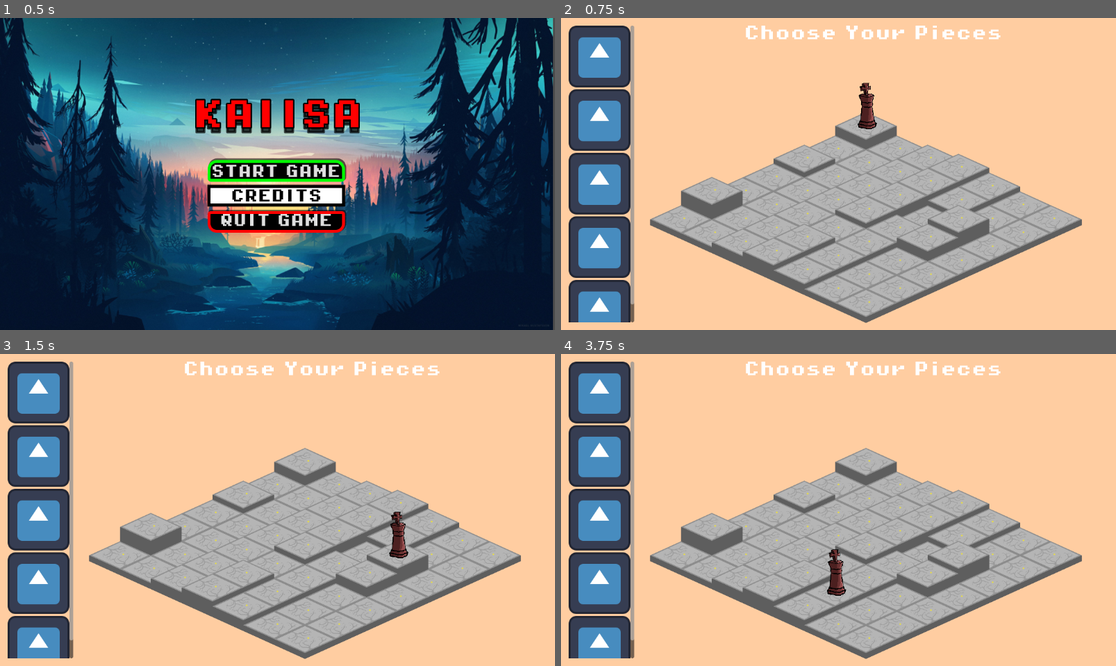
Above: before the commit, frames 1-4 (two rows, left to right).
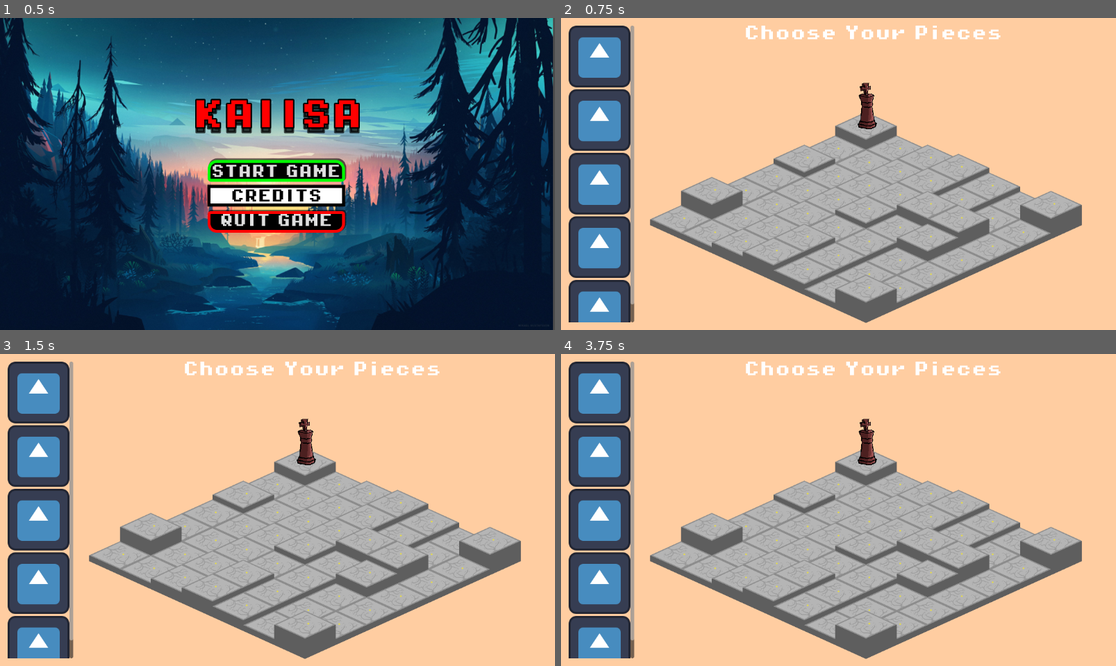
Above: after the commit, the same moments.

Repository: Caiisa-Games/caiisa
Game: Godot game, scene res://scenes/main_menu.tscn
Same seed, same stepped clock (60 frames per second), same inputs: the game is played once before the commit and once after it. The engine's default icon, where the game draws it, is replaced by a stand-in: a white triangle on a blue panel in a dark square.
Inputs (mouse positions are in pixels of both pictures, inside the frame that each line leads up to):
- Up to frame 1 (0.5 s): no input
- Up to frame 2 (0.75 s): click "START GAME" at 0.5 s
- Up to frame 3 (1.5 s): tap Enter at 1.25 s; move the mouse to (399, 494) at 1.27 s; tap 1 at 1.35 s; click (399, 494) at 1.42 s
- Up to frame 4 (3.75 s): tap Space at 2, 3.5 s; move the mouse to (727, 525) at 2.02 s; tap 1 at 2.1, 2.85, 3.6 s; click (727, 525) at 2.17 s; tap Enter at 2.75 s; move the mouse to (894, 441) at 2.77 s; click (894, 441) at 2.92 s; move the mouse to (810, 572) at 3.52 s; click (810, 572) at 3.67 s

Frame 1 is identical in both runs. In frame 2, 1.9% of the frame differs, in the area x 49-94%, y 55-96%; in frame 3, 2.5%; in frame 4, 2.6%, in the area x 47-94%, y 20-96%.

Commit message:
Added piece moving

Diff:
--- a/data/boards/board_01.tres
+++ b/data/boards/board_01.tres
@@ -5,5 +5,5 @@
 [resource]
 script = ExtResource("1_bwg3p")
 board_name = "Board 1"
-cell_heights = Array[int]([2, 0, 1, 2, 1, 0, 0, 0, 0, 1, 2, 1, 0, 0, 1, 0, 1, 2, 0, 3, 0, 0, 0, 1, 2, 1, 2, 0, 0, 0, 1, 1, 1, 0, 0, 3, 0, 1, 2, 1, 0, 0, 0, 0, 1, 2, 1, 0, 0])
+cell_heights = Array[int]([2, 0, 1, 2, 1, 0, 3, 0, 0, 1, 2, 1, 0, 0, 1, 0, 1, 2, 3, 3, 0, 0, 0, 1, 2, 1, 2, 0, 0, 0, 1, 1, 1, 0, 0, 3, 0, 1, 2, 1, 0, 0, 0, 0, 1, 2, 1, 0, 3])
 metadata/_custom_type_script = "uid://dx7eqwrwq2vjk"
--- a/scenes/board.gd
+++ b/scenes/board.gd
@@ -8,10 +8,13 @@
 
 var tiles: Dictionary = {}
 var occupants: Dictionary = {}  # occupant_node -> Vector2i(grid_pos)
+var selected_tile: Node2D = null
+
+enum State { IDLE, SELECTED }
+var current_state: State = State.IDLE
 
 func generate() -> void:
 	var container = $TileContainer
-
 	for y in range(7):
 		for x in range(7):
 			var tile = tile_scene.instantiate()
@@ -19,9 +22,13 @@
 			tile.position = _get_iso_pos(x, y)
 
 			var cell_index = y * 7 + x
-			var cell = board_data.cell_heights[cell_index]
+			var height = board_data.cell_heights[cell_index]
+
 			tile.init()
-			tile.set_height(cell)
+			tile.set_height(height)
+			tile.grid_position = Vector2i(x, y)
+
+			tile.tile_clicked.connect(_on_tile_clicked)
 
 			container.add_child(tile)
 			tiles[Vector2i(x, y)] = tile
@@ -35,25 +42,44 @@
 		(x + y) * 29
 	)
 
-func move_occupant(from_tile: Node2D, to_grid_pos: Vector2i, animated: bool = false) -> void:
+func _on_idle_click(tile: Node2D) -> void:
+	if tile.occupant != null:
+		selected_tile = tile
+		current_state = State.SELECTED
+
+func _on_tile_clicked(grid_pos: Vector2i) -> void:
+	var tile = tiles[grid_pos]
+
+	match current_state:
+		State.IDLE:
+			if tile.occupant != null:
+				selected_tile = tile
+				current_state = State.SELECTED
+
+		State.SELECTED:
+			if tile == selected_tile:
+				_deselect()
+			elif tile.occupant == null:
+				_move_occupant(selected_tile, tile)
+				_deselect()
+			else:
+				selected_tile = tile
+
+func _deselect() -> void:
+	selected_tile = null
+	current_state = State.IDLE
+
+func _move_occupant(from_tile: Node2D, to_tile: Node2D) -> void:
 	var occupant = from_tile.occupant
 
-	if not occupant:
-		push_error("No occupant to move!")
-		return
-
-	if not tiles.has(to_grid_pos):
-		push_error("Invalid target position!")
-		return
-
-	var target_tile = tiles[to_grid_pos]
+	from_tile.occupant = null
+	to_tile.occupant = occupant
 
 	from_tile.clear_occupant()
 
-	target_tile.set_occupant(occupant, 1)
+	to_tile.set_occupant(occupant, 1)
 
-	#if animated:
-		#_animate_occupant(occupant, target_tile)
+	#_animate_occupant(occupant, to_tile)
 
 func _animate_occupant(occupant: Node2D, target_tile: Node2D) -> void:
 	var target_pos = target_tile.position
@@ -66,12 +92,19 @@
 	tween.set_ease(Tween.EASE_OUT)
 	tween.tween_property(occupant, "position", target_pos, 0.3)
 
-func _unhandled_input(event: InputEvent) -> void:
-	if event is InputEventKey and event.is_pressed():
-		if event.keycode == KEY_1:
-			var my_occupant = tiles[location]
-			location = Vector2i(randi() % 6, randi()%6)
-			move_occupant(my_occupant, location)
+func _get_tile_at_position(screen_pos: Vector2) -> Node2D:
+	for tile in tiles.values():
+		var dist = screen_pos.distance_to(tile.position)
+		if dist < 30:
+			return tile
+	return null
+
+#func _unhandled_input(event: InputEvent) -> void:
+	#if event is InputEventKey and event.is_pressed():
+		#if event.keycode == KEY_1:
+			#var my_occupant = tiles[location]
+			#location = Vector2i(randi() % 6, randi()%6)
+			#_move_occupant(my_occupant, tiles[location])
 
 func _ready() -> void:
 	generate()
--- a/scenes/piece_selection.tscn
+++ b/scenes/piece_selection.tscn
@@ -20,6 +20,8 @@
 anchor_bottom = 1.0
 grow_horizontal = 2
 grow_vertical = 2
+mouse_filter = 1
+mouse_behavior_recursive = 1
 
 [node name="Background" type="TextureRect" parent="."]
 layout_mode = 1
@@ -93,5 +95,5 @@
 layout_mode = 2
 data = ExtResource("6_j66un")
 
-[node name="Board" parent="HSplitContainer/RightPanel" instance=ExtResource("3_mcp5b")]
-position = Vector2(469, 231)
+[node name="Board" parent="HSplitContainer" instance=ExtResource("3_mcp5b")]
+position = Vector2(617, 231)
--- a/scenes/tile.gd
+++ b/scenes/tile.gd
@@ -2,12 +2,15 @@
 
 @export var grid_position: Vector2i = Vector2i.ZERO
 @export var height_level: int = 0
+
+signal tile_clicked(grid_pos: Vector2i)
 
 var base_container: Node2D
 var base_sprite: Sprite2D
 var height_sprite: Sprite2D
 var height_label: Label
 var occupant_node: Sprite2D
+var area_2d = Area2D
 
 var occupant: PieceData = null
 var occupant_player: int = 0
@@ -19,6 +22,7 @@
 	height_sprite = $HeightSprite
 	height_label = $HeightLabel
 	occupant_node = $Occupant/Sprite2D
+	area_2d = $Area2D
 
 	_update_visuals()
 
@@ -59,6 +63,7 @@
 func _update_visuals() -> void:
 	var height_offset := height_level * 10
 	height_sprite.position.y = -height_offset
+	area_2d.position.y = -height_offset
 	occupant_node.position.y = -height_offset - 44
 
 	height_label.text = str(height_level)
@@ -66,3 +71,9 @@
 
 #func _on_tile_clicked() -> void:
 	#print("Tile clicked: ", grid_position, " | Height: ", height_level)
+
+
+func _on_area_2d_input_event(viewport: Node, event: InputEvent, shape_idx: int) -> void:
+	if event is InputEventMouseButton:
+		if event.button_index == MOUSE_BUTTON_LEFT and event.pressed:
+			tile_clicked.emit(grid_position)
--- a/scenes/tile.tscn
+++ b/scenes/tile.tscn
@@ -29,3 +29,10 @@
 offset_right = 57.0
 offset_bottom = 51.0
 metadata/_edit_use_anchors_ = true
+
+[node name="Area2D" type="Area2D" parent="."]
+
+[node name="CollisionPolygon2D" type="CollisionPolygon2D" parent="Area2D"]
+polygon = PackedVector2Array(0, -32, 64, -3, 0, 26, -64, -3)
+
+[connection signal="input_event" from="Area2D" to="." method="_on_area_2d_input_event"]
